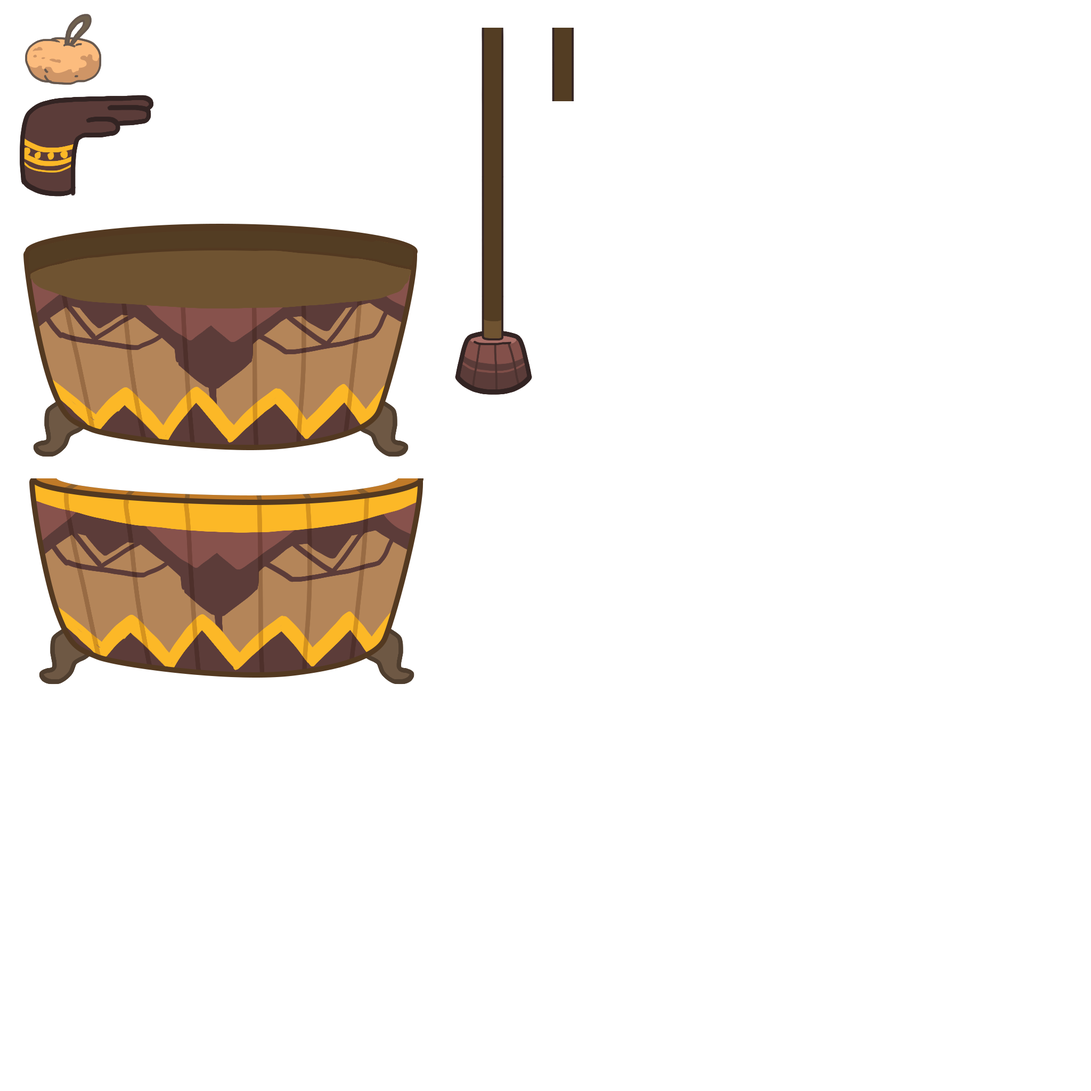
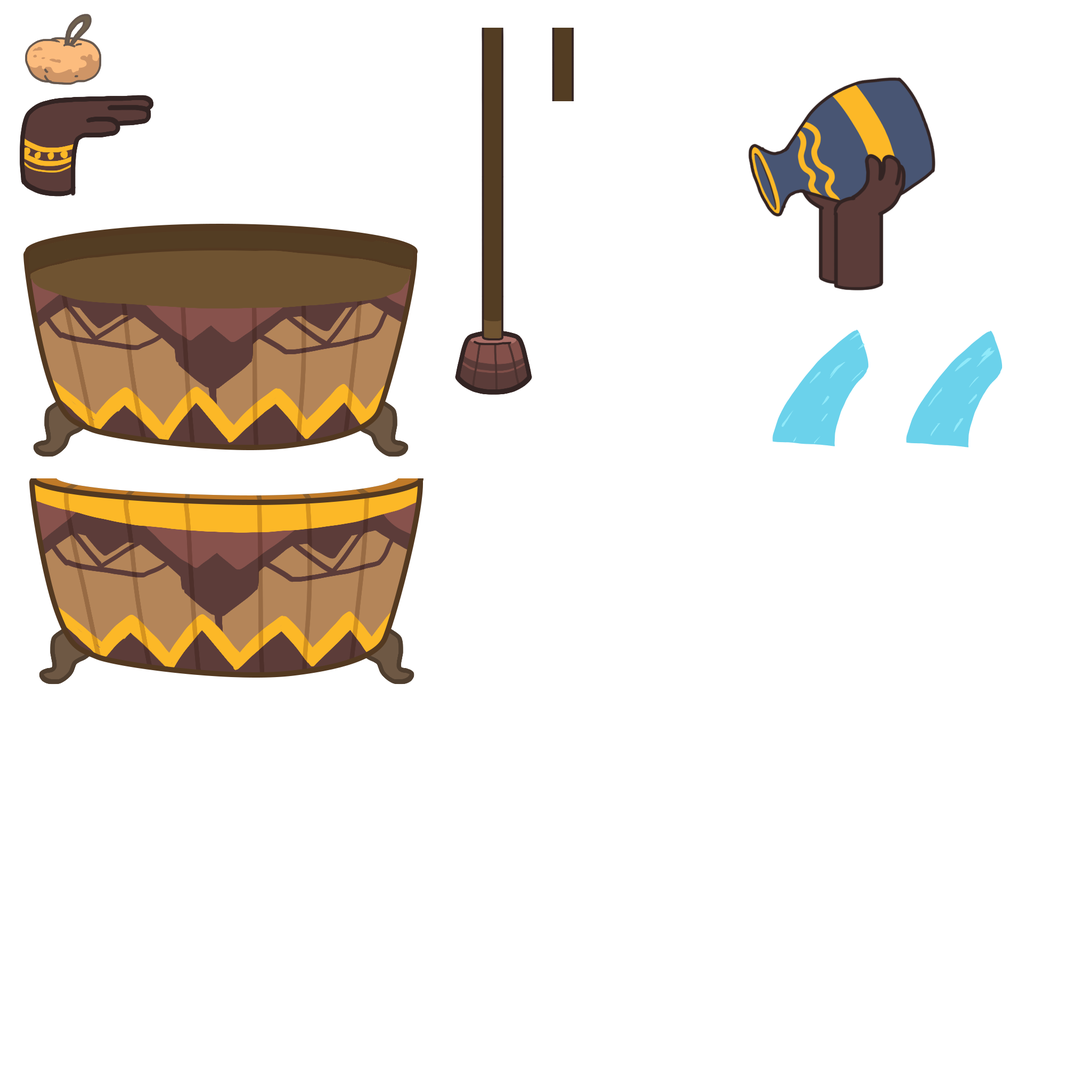
Two versions of the same layered image (1091x1091). Layer-by-layer changes:
added layer "Layer 164 copy" above "Layer 164" over 772, 329, 870, 447
added layer "Layer 164" above "Layer 166" over 906, 330, 1004, 448
added layer "Layer 166" above "Layer 163" over 833, 153, 907, 291
added layer "Layer 163" above "Layer 165" over 748, 76, 937, 217
added layer "Layer 165" above "Layer 166 copy" over 749, 77, 936, 217
added layer "Layer 166 copy" above "bon tam" over 796, 147, 870, 286
